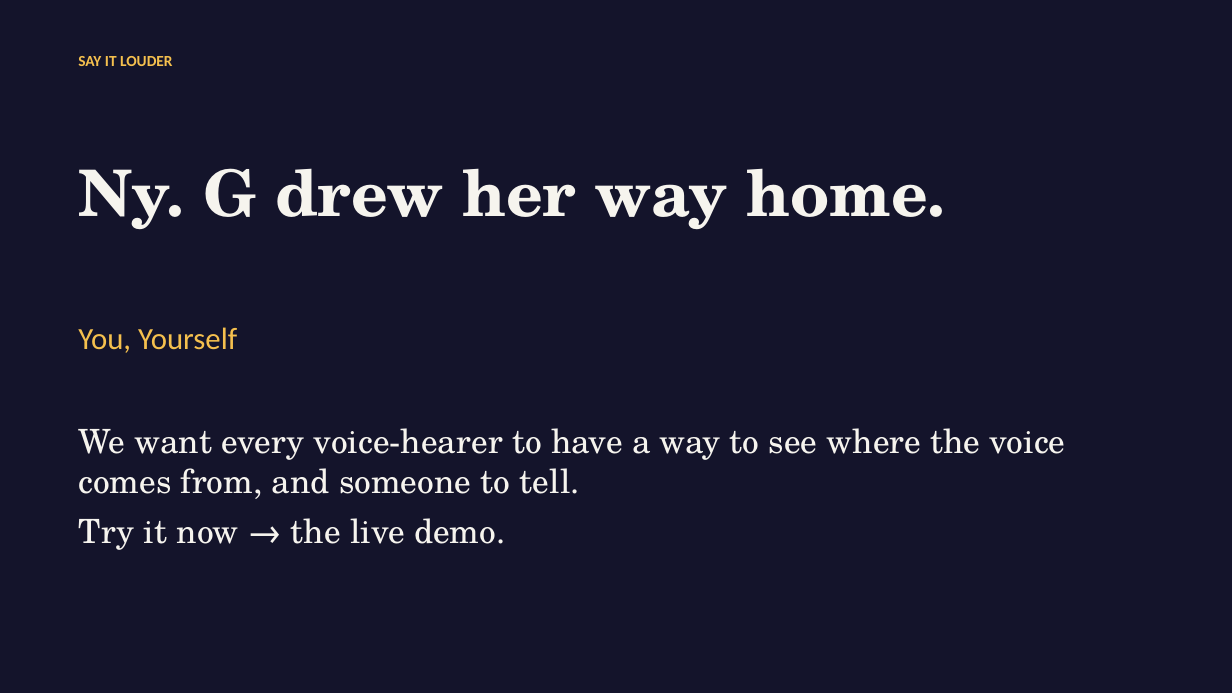
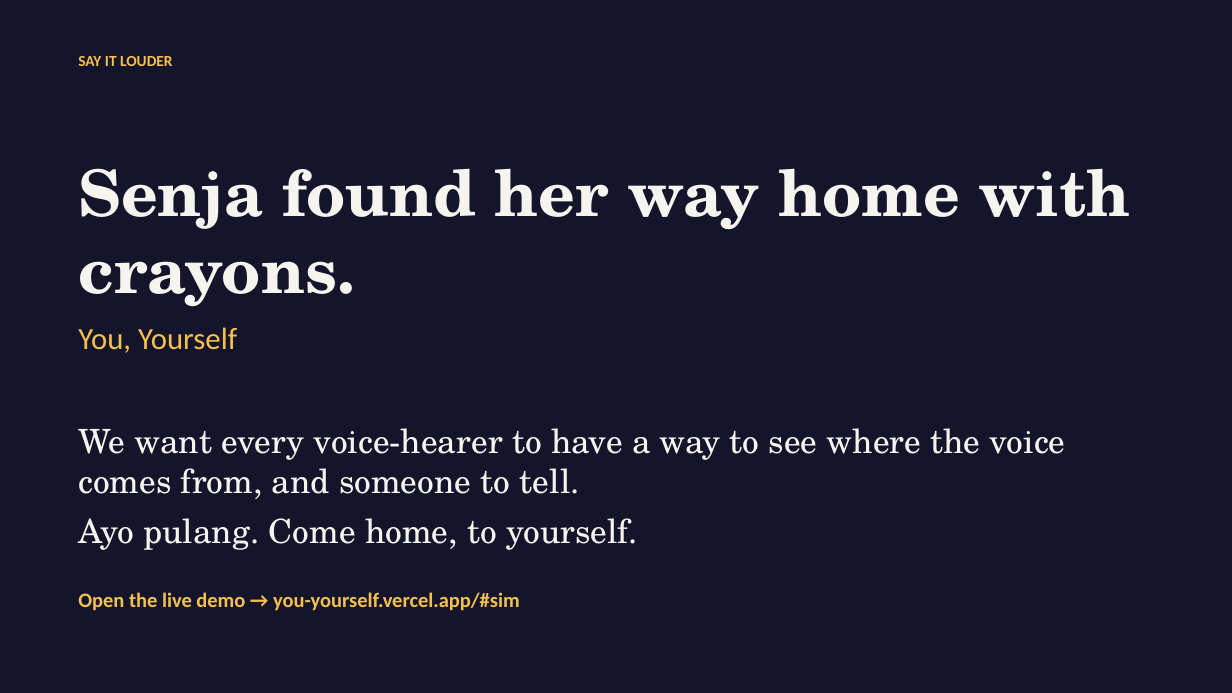
Before and after one commit to Atatron/Say-It-Louder, a slide deck: slide 14 of deck/You_Yourself_Pitch.pptx. Drawn at 1232x693 pixels with LibreOffice and Linux fonts; fonts in the diff are those of the drawing. Boxes give left, top, right and bottom in pixels: in the first picture for what was removed or moved away, otherwise in the second. Text is boxed around its words. In the diff, an @@ line names an element or a change of style, - is before the commit and + after.

```diff
--- a/deck/You_Yourself_Pitch.pptx
+++ b/deck/You_Yourself_Pitch.pptx
@@ text at <box>78,168,1131,307</box>: text changed @@
-Ny. G drew her way home.
+Senja found her way home with crayons.
@@ text at <box>78,518,638,550</box>: text changed @@
-Try it now → the live demo.
+Ayo pulang. Come home, to yourself.
@@ text added at <box>78,592,520,611</box>, 16 pt, text #F5C04E, bold @@
+Open the live demo → you-yourself.vercel.app/#sim
```
Also in this commit, not shown: 3 other slides changed, 39 other files.
